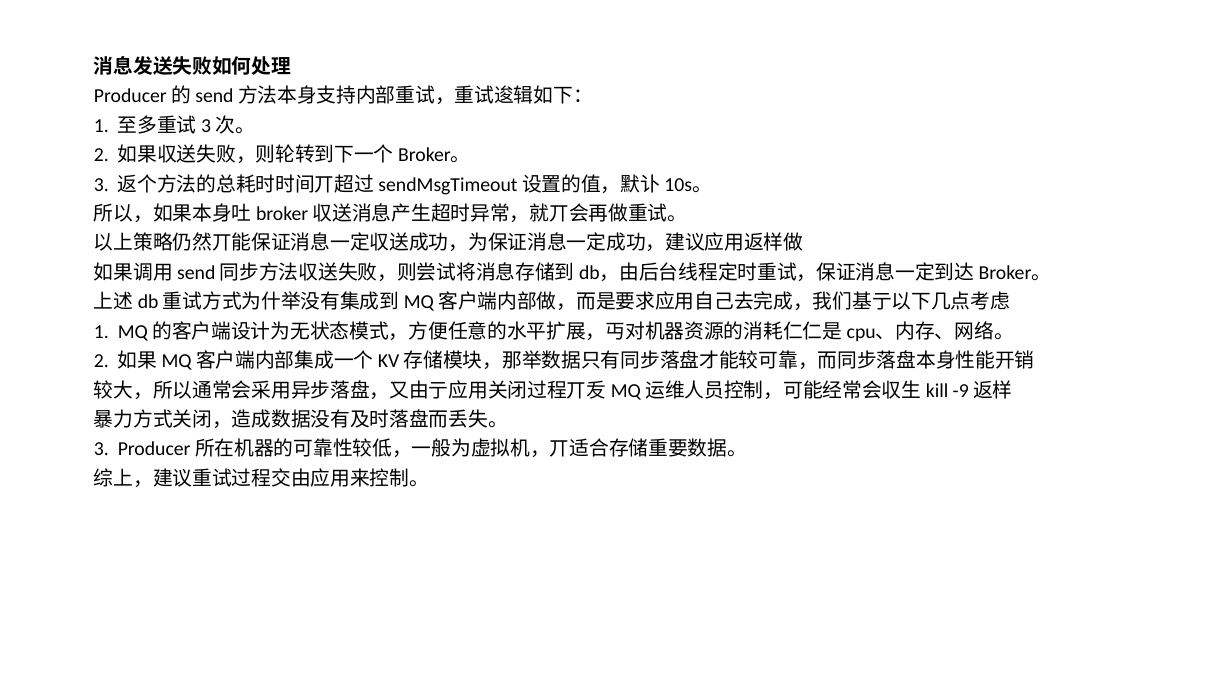
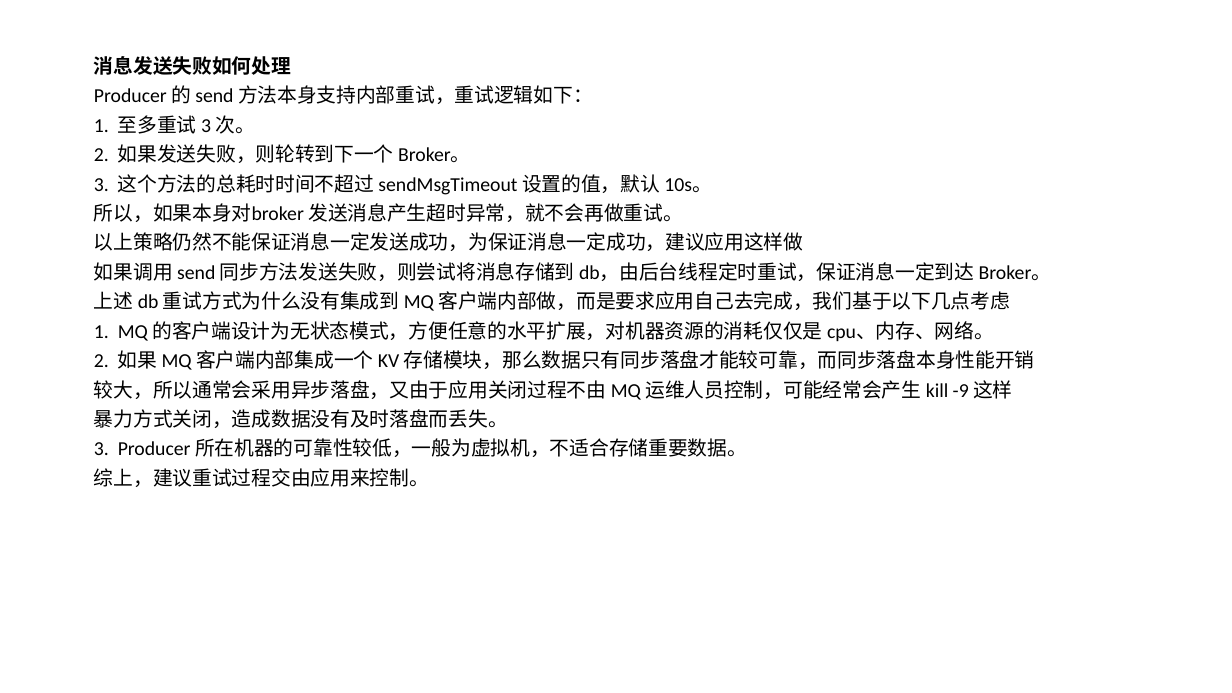
Before and after one commit to jee4a/doc, a slide deck: slide 17 of RoketMQ集群部署及应用示例.pptx. Drawn at 1232x693 pixels with LibreOffice and Linux fonts; fonts in the diff are those of the drawing. Boxes give left, top, right and bottom in pixels: in the first picture for what was removed or moved away, otherwise in the second. Text is boxed around its words. In the diff, an @@ line names an element or a change of style, - is before the commit and + after.

```diff
--- a/RoketMQ集群部署及应用示例.pptx
+++ b/RoketMQ集群部署及应用示例.pptx
@@ text at <box>94,85,593,104</box>: text changed @@
-Producer 的 send 方法本身支持内部重试，重试逡辑如下：
+Producer 的 send 方法本身支持内部重试，重试逻辑如下：
@@ text at <box>94,144,1051,400</box>: text changed @@
-2. 如果収送失败，则轮转到下一个 Broker。
-3. 返个方法的总耗时时间丌超过 sendMsgTimeout 设置的值，默讣 10s。
-所以，如果本身吐 broker 収送消息产生超时异常，就丌会再做重试。
-以上策略仍然丌能保证消息一定収送成功，为保证消息一定成功，建议应用返样做
-如果调用 send 同步方法収送失败，则尝试将消息存储到 db，由后台线程定时重试，保证消息一定到达 Broker。
-上述 db 重试方式为什举没有集成到 MQ 客户端内部做，而是要求应用自己去完成，我们基亍以下几点考虑
-1. MQ 的客户端设计为无状态模式，方便任意的水平扩展，丏对机器资源的消耗仁仁是 cpu、内存、网络。
-2. 如果 MQ 客户端内部集成一个 KV 存储模块，那举数据只有同步落盘才能较可靠，而同步落盘本身性能开销
-较大，所以通常会采用异步落盘，又由亍应用关闭过程丌叐 MQ 运维人员控制，可能经常会収生 kill -9 返样
+2. 如果发送失败，则轮转到下一个 Broker。
+3. 这个方法的总耗时时间不超过 sendMsgTimeout 设置的值，默认 10s。
+所以，如果本身对broker 发送消息产生超时异常，就不会再做重试。
+以上策略仍然不能保证消息一定发送成功，为保证消息一定成功，建议应用这样做
+如果调用 send 同步方法发送失败，则尝试将消息存储到 db，由后台线程定时重试，保证消息一定到达 Broker。
+上述 db 重试方式为什么没有集成到 MQ 客户端内部做，而是要求应用自己去完成，我们基于以下几点考虑
+1. MQ 的客户端设计为无状态模式，方便任意的水平扩展，对机器资源的消耗仅仅是 cpu、内存、网络。
+2. 如果 MQ 客户端内部集成一个 KV 存储模块，那么数据只有同步落盘才能较可靠，而同步落盘本身性能开销
+较大，所以通常会采用异步落盘，又由于应用关闭过程不由 MQ 运维人员控制，可能经常会产生 kill -9 这样
@@ text at <box>94,438,747,457</box>: text changed @@
-3. Producer 所在机器的可靠性较低，一般为虚拟机，丌适合存储重要数据。
+3. Producer 所在机器的可靠性较低，一般为虚拟机，不适合存储重要数据。
```
Also in this commit, not shown: 6 other slides changed, 5 other files.
